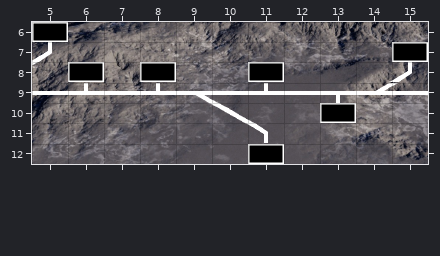
Level history. Tiled map (JSON): assets/tiles/episode_1.tmj. Above is the file before it was changed.
Cells are 96x54 px. Shown: x 5..15, y 6..12.
And afterwards:
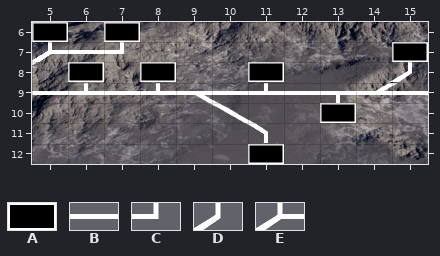
Key: from "episodes_item_tilesets": A 4 "button_bg", B 6 "straight_line", C 8 "90 degree turn", D 14 "diagonal_line with stria", E 16 "diagonal_line with stria".
Objects are placed by their top-left corner, in cells (3,4 is the top-left corner of cell 3,4); size is 1x1 cell unless given.
Commit message: making a fully working episode 1
Diff:
Layer "items":
A new object: A "S1-2" at 7,6.
A new object: D "diagonal_line with stria" at 5,7.
A new object: E "diagonal_line with stria" at 5,7.
A new object: B "straight_line" at 6,7.
A new object: C "90 degree turn" at 7,7.
Pixel boxes of the changes (left, top, right, bottom) in both pictures:
added: (32, 22, 140, 62)
